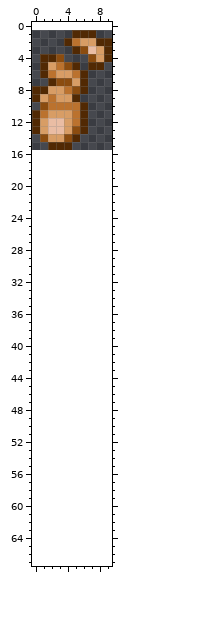
A sprite sheet gets an edit: Items/AaMaterials/BossEnergy.png. This is how it looked before the edit.
The file is 20x30 pixels, drawn in blocks of 2x2; one block is one cell here. The old version is drawn lined up with the new one, on the new canvas.
The same view after the edit:
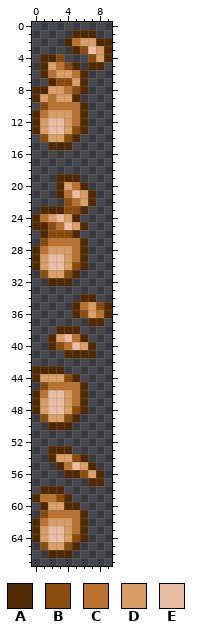
Palette (. is transparent): A #512903  B #8b4c0f  C #bb722e  D #d89d65  E #eabda4
The edit:
canvas 10x15 -> 10x68, the old top-left corner now at 0,1
Changed rows in their new state; - is an unchanged pixel.
first column x 0:
19 ---AAA----
20 ---ADCA---
21 ---ACEDA--
22 ----BCDA--
23 -AAABBA---
24 ACDEDA----
25 AABCEDA---
26 -ABBBA----
27 -BCCCCA---
28 ACDDDCA---
29 ADEEDCA---
30 ADEEDBA---
31 -BDDBA----
32 --AAA-----
34 ------AA--
35 -----ACDBA
36 -----ABDCA
37 -------AA-
38 ---AAA----
39 --ADECA---
40 --ABCEDA--
41 ----AAAA--
43 AAAA------
44 ADDDBA----
45 -BCCCCA---
46 ACEEDCA---
47 ADEEDCA---
48 ADEEDBA---
49 -BDDBA----
50 --AAA-----
53 --AAA-----
54 --ADDBA---
55 ---ACEDA--
56 ----AABDA-
57 -------AA-
58 -AAA------
59 ACCBA-----
60 -ADDAA----
61 -BCCCCA---
62 ACDDDCA---
63 ADEEDCA---
64 ADEEDBA---
65 -BDDBA----
66 --AAA-----
